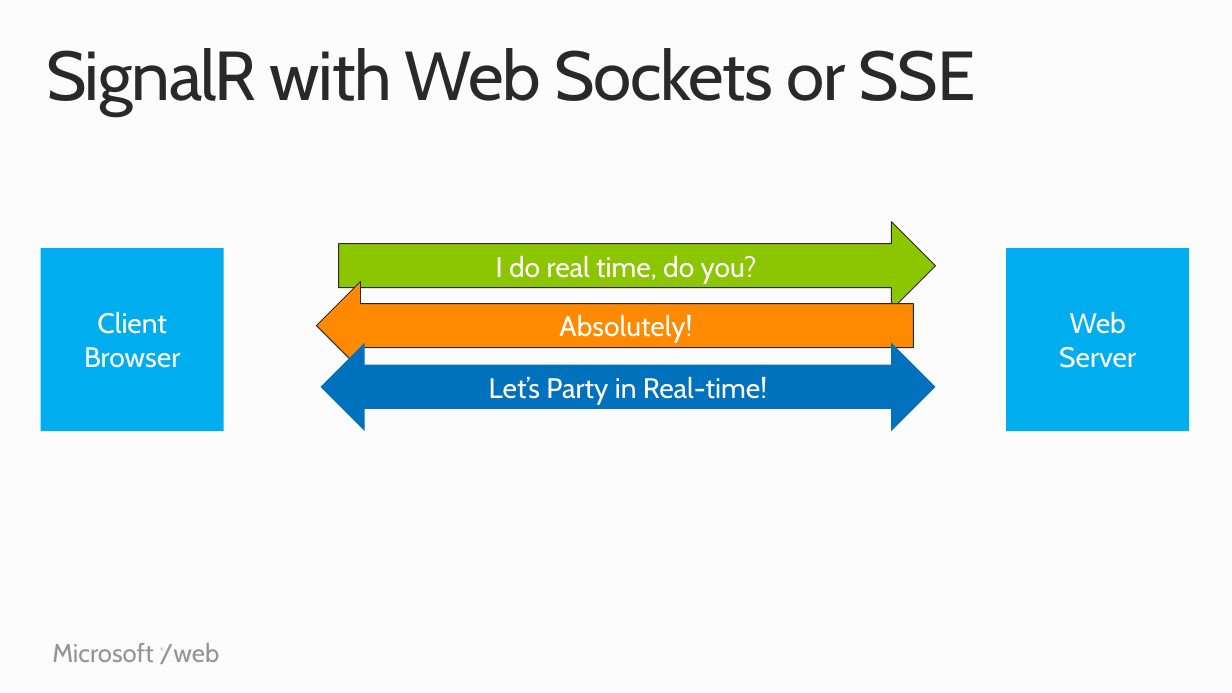
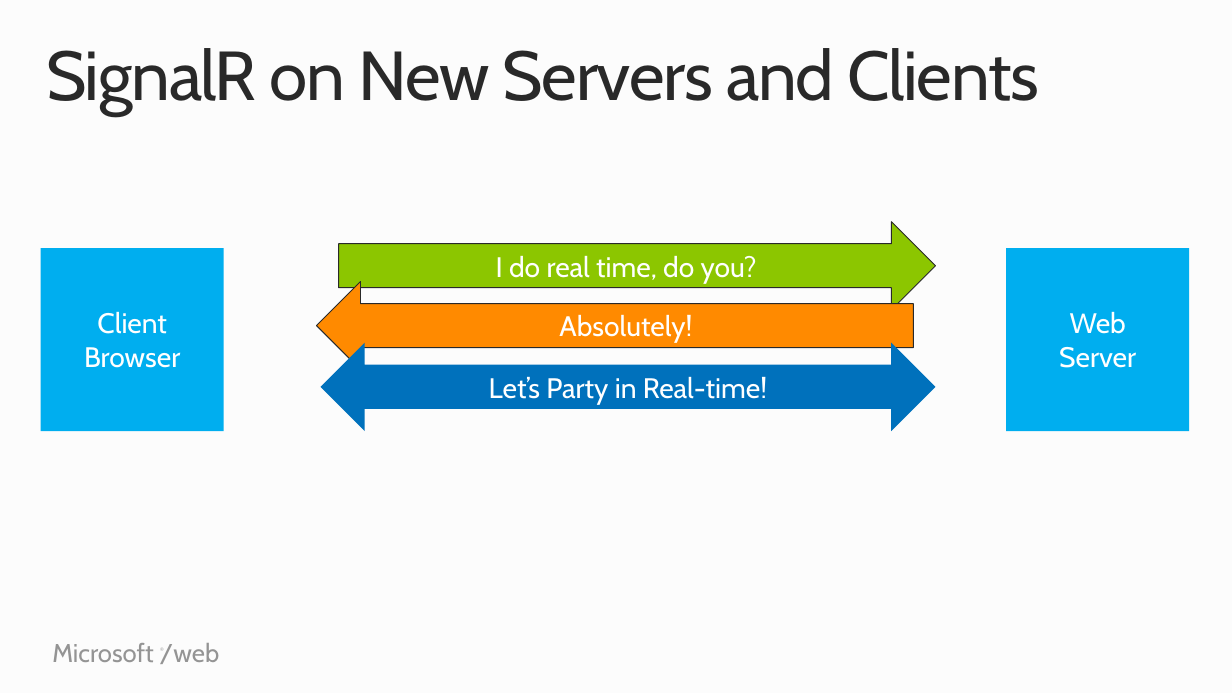
Before and after one commit to Microsoft-Web/PRESENTATION-RealtimeCommunicationsWithSignalR, a slide deck: slide 8 of RealtimeCommunicationsWithSignalR.pptx. Drawn at 1232x693 pixels with LibreOffice and Linux fonts; fonts in the diff are those of the drawing. Boxes give left, top, right and bottom in pixels: in the first picture for what was removed or moved away, otherwise in the second. Text is boxed around its words. In the diff, an @@ line names an element or a change of style, - is before the commit and + after.

Commit message:
tweaked the deck a little

```diff
--- a/RealtimeCommunicationsWithSignalR.pptx
+++ b/RealtimeCommunicationsWithSignalR.pptx
@@ title at [46,48,1039,116]: text changed @@
-SignalR with Web Sockets or SSE
+SignalR on New Servers and Clients
```
Also in this commit, not shown: 3 other slides changed, 1 slide added.
